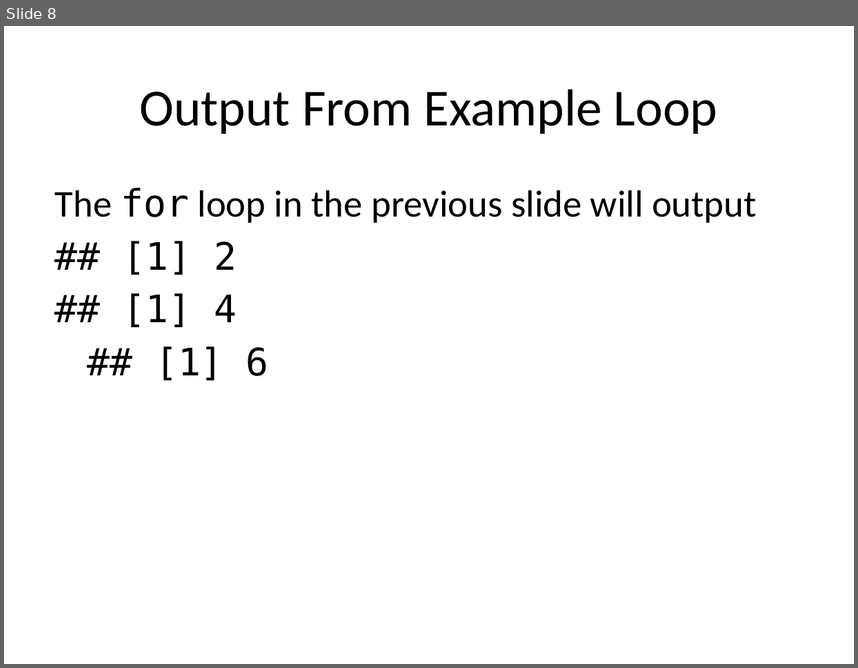
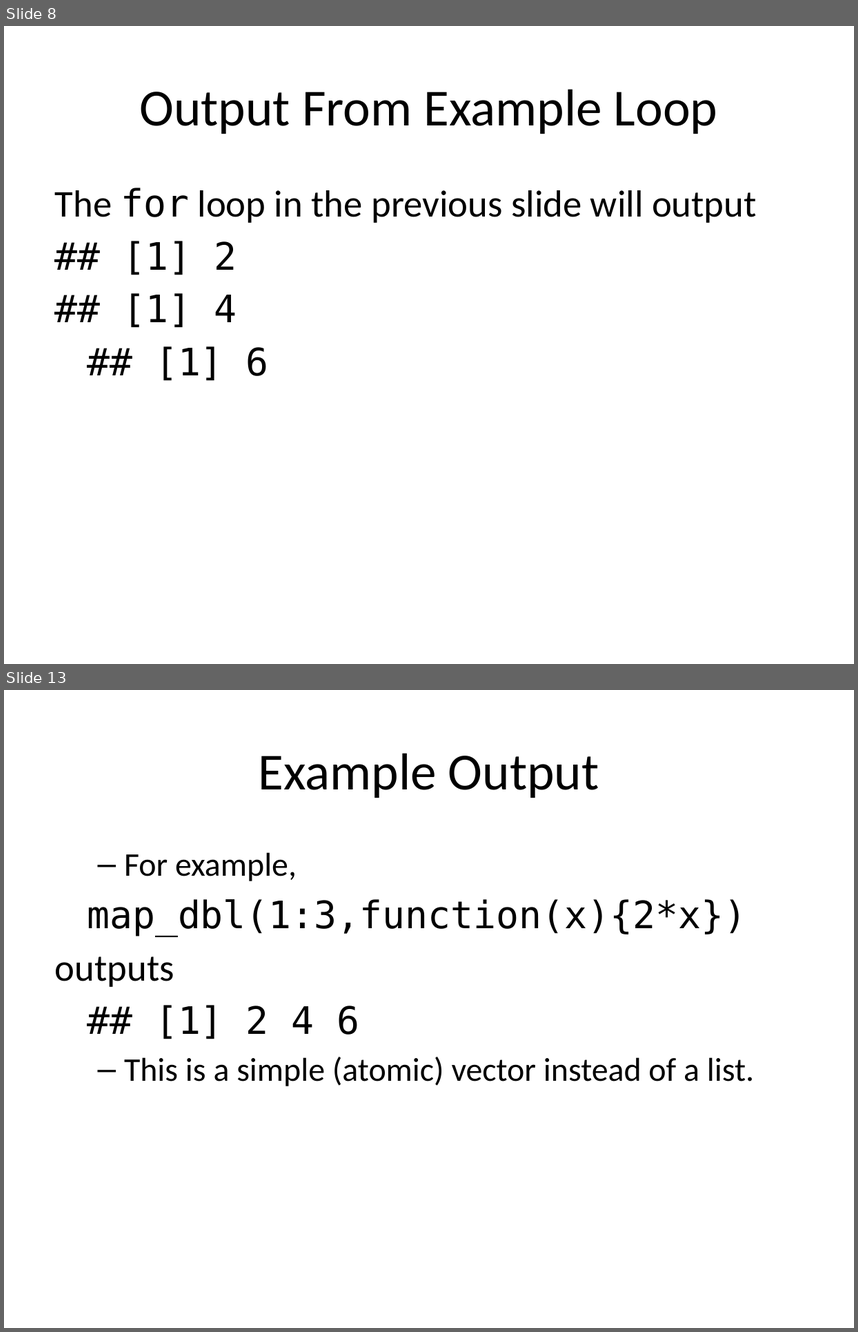
Before and after one commit to jmgraham30/SWBmodules, a slide deck: slides/iteration_with_purrr.pptx. Shown one above the other, each under a label of ours: slide 8 before the commit, slides 8 and 13 after it; the slides between them are not shown. The pictures are 858x668 and 858x1332 pixels, drawn with LibreOffice and Linux fonts; fonts in the diff are those of the drawing. Boxes give left, top, right and bottom in pixels: in the first picture for what was removed or moved away, otherwise in the second. Text is boxed around its words. In the diff, an @@ line names an element or a change of style, - is before the commit and + after.

```diff
--- a/slides/iteration_with_purrr.pptx
+++ b/slides/iteration_with_purrr.pptx
@@ slide 13 added at bbox=[4, 690, 854, 1328], background #FFFFFF @@
@@ title added at bbox=[259, 753, 599, 798], 44 pt, text #000000 @@
+Example Output
@@ text added at bbox=[55, 852, 754, 1086], 28 pt, text #000000 @@
+  – For example,
+map_dbl(1:3,function(x){2*x})
+outputs
+## [1] 2 4 6
+  – This is a simple (atomic) vector instead of a list.
```
Also in this commit, not shown: 1 slide changed, 4 other slides added, 2 slides removed, 1 other file.
